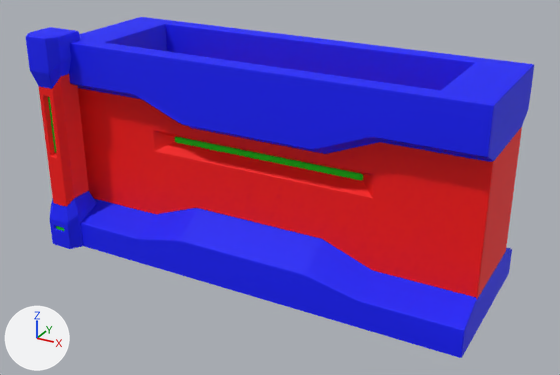
One commit to the FBX model LDJam18/Assets/Mesh/Wall.fbx: the scene before it, then after it.
Both versions are drawn from a 50 mm camera at (12.92, -16.31, 9.03) aimed at (5.13, -2.15, 1.95). The lights are fixed; the arrows at lower left show +X, +Y and +Z.

Names of what the first picture shows: 'Wall_V2'.
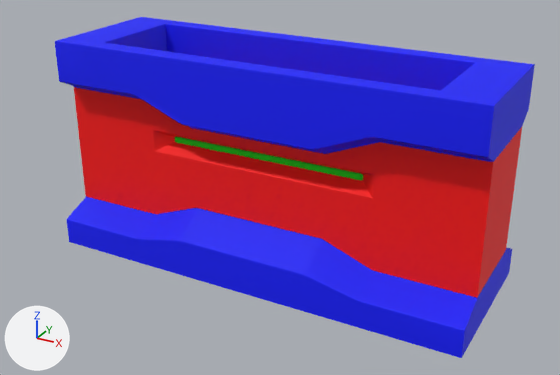
Changed parts and their boxes [x1, y1, x2, y2] in the pictures (560 x 375 px):
'Wall_V2', reshaped
    before: [26, 17, 534, 358]
    after: [55, 17, 535, 358]
part 1 of me_cube_005, deleted
    before: [26, 27, 97, 249]
part 2 of me_cube_005, cut back
    before: [69, 17, 534, 358]
    after: [55, 17, 535, 358]

The change in detail:
me_cube_005 is used by ob_wall_v2; location (0.0, 0.0, 0.0).
me_cube_005 had 488 vertices, 494 faces and spanned x -0.45..10.0, y -4.02..0.0, z 0.0..5.21.
me_cube_005 now has 254 vertices, 271 faces and spans x 0.0..10.0, y -3.74..0.0, z 0.0..5.0.
me_cube_005 part 1: the loose piece of 188 vertices spanning x -0.45..0.45, y -4.02..-3.07, z 0.0..5.21 is deleted.
Part 2, on me_cube_005:
52 vertices are removed from x 0.0..10.0, y -3.72..-0.02, z 0.0..5.0.
78 faces are deleted.
20 vertices in x 9.98, y -3.74..0.0, z 0.0..5.0 move by (0.02, 0.0, 0.0).
18 vertices in x 0.02, y -3.74..0.0, z 0.0..4.99 move by (-0.02, 0.0, 0.0).
6 vertices are added at (0.0, -3.0, 0.95), (10.0, -3.0, 0.95), (0.0, -0.74, 0.95), (10.0, -0.74, 0.95), (10.0, -3.0, 5.0), (10.0, -0.74, 5.0).
10 new faces join them, mat_one_002 (red #ff0300).
28 new faces join them, mat_three_002 (blue #0010ff).
